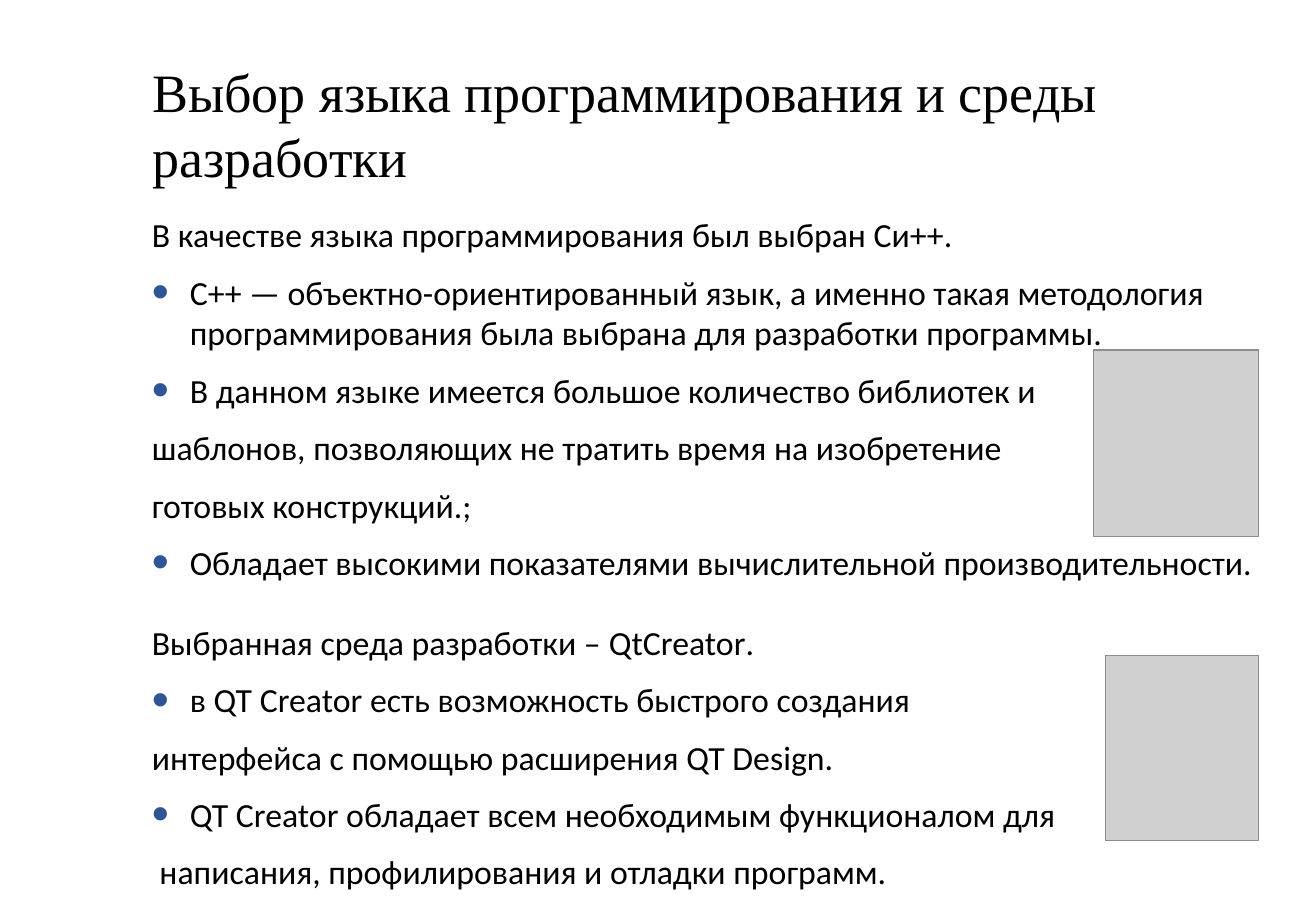
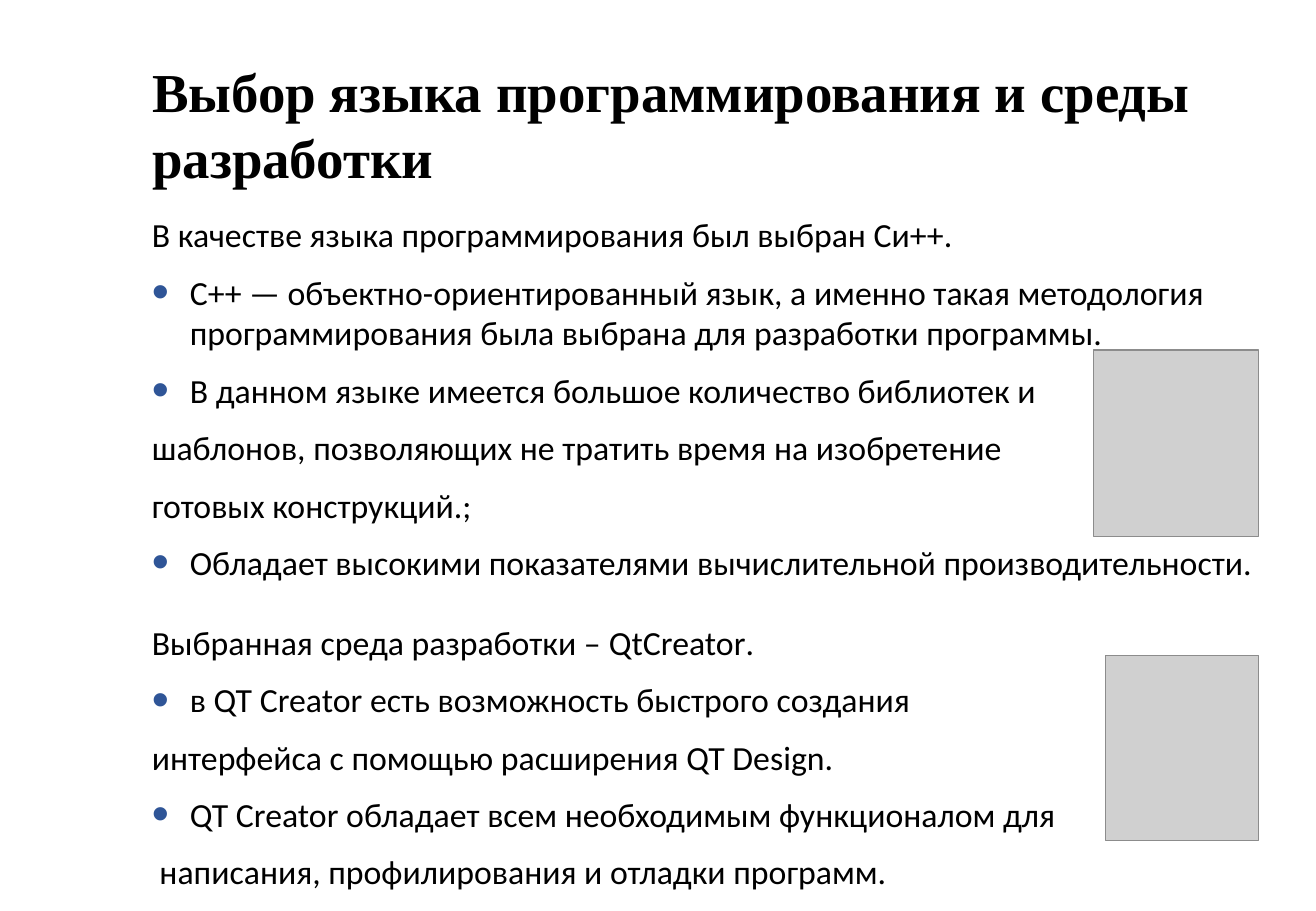
Before and after one commit to hieubichpro/5-SEM-CG-CP, a slide deck: slide 10 of docs/presentation/main.pptx. Drawn at 1316x911 pixels with LibreOffice and Linux fonts; fonts in the diff are those of the drawing; grey boxes stand for pictures. Boxes give left, top, right and bottom in pixels: in the first picture for what was removed or moved away, otherwise in the second. Text is boxed around its words. In the diff, an @@ line names an element or a change of style, - is before the commit and + after.

Commit message:
up presentation

```diff
--- a/docs/presentation/main.pptx
+++ b/docs/presentation/main.pptx
@@ text "Выбор языка программирования и среды ..." at [152,72,1189,188]: size 32 to 32.5 pt, bold on @@
```
Also in this commit, not shown: 2 other slides changed, 2 other files.
